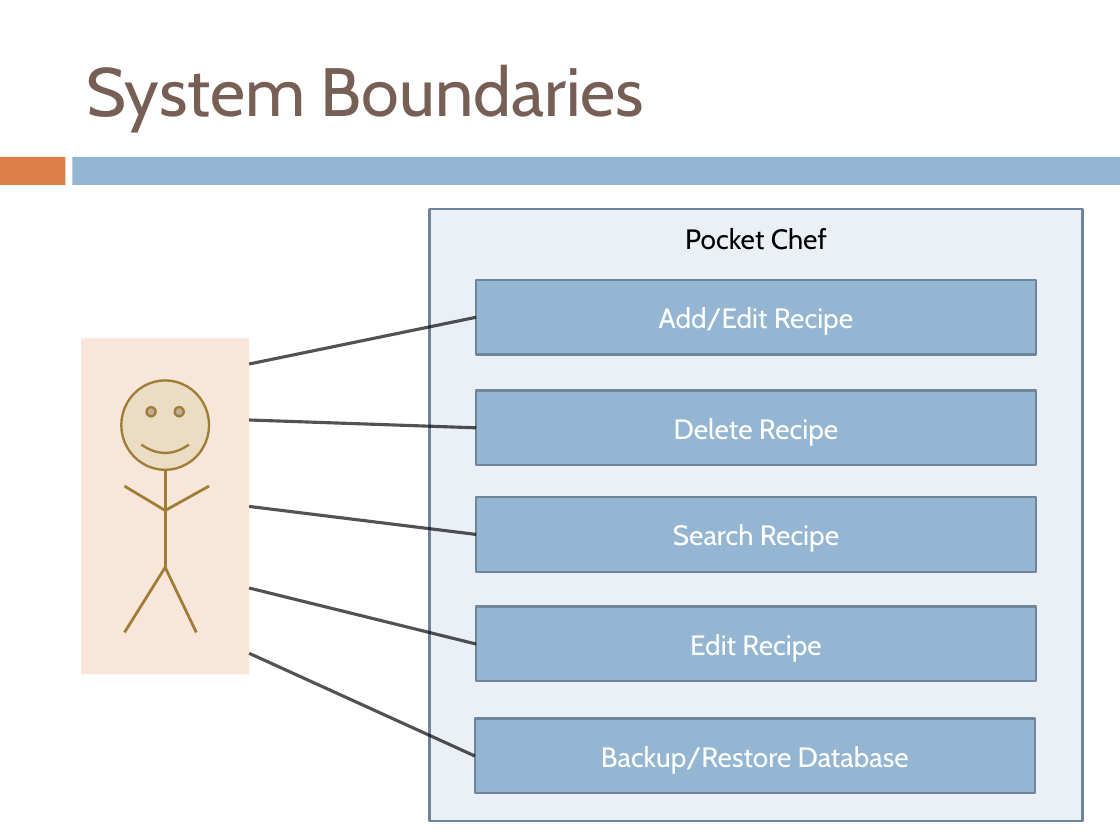
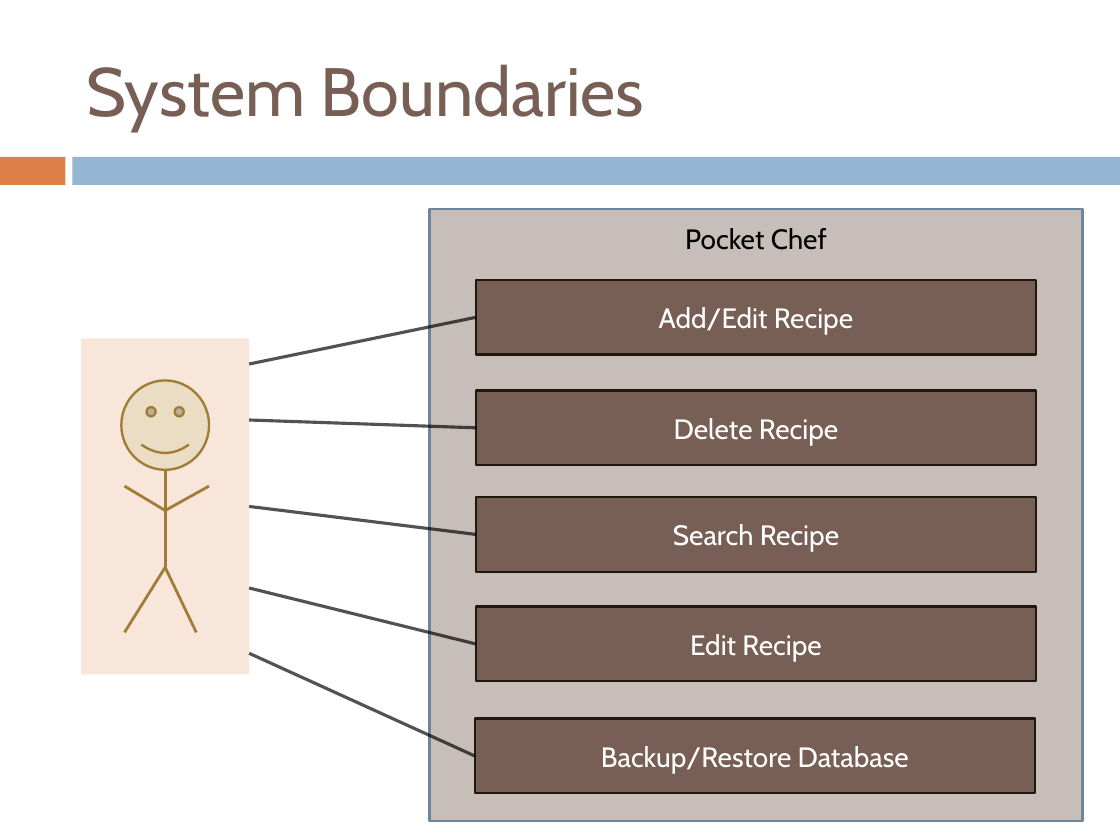
Before and after one commit to CS3365-01/PowerPoints, a slide deck: slide 3 of Product Architecture.pptx (slide 4 before the commit). Drawn at 1120x840 pixels with LibreOffice and Linux fonts; fonts in the diff are those of the drawing. Boxes give left, top, right and bottom in pixels: in the first picture for what was removed or moved away, otherwise in the second. Text is boxed around its words. In the diff, an @@ line names an element or a change of style, - is before the commit and + after.

```diff
--- a/Product Architecture.pptx
+++ b/Product Architecture.pptx
@@ rectangle at box(429, 209, 1082, 822): fill #EAF0F6 to #775F55 at 41% opacity @@
@@ fill #94B6D2 to #775F55; outline #6D879B 1.5 pt to #20190B 1.5 pt in 5 elements at box(476, 280, 1036, 355), box(476, 391, 1036, 466), box(476, 497, 1036, 572), box(476, 607, 1036, 682), box(475, 719, 1035, 794) @@
```
Also in this commit, not shown: 2 slides added, 1 slide removed.
